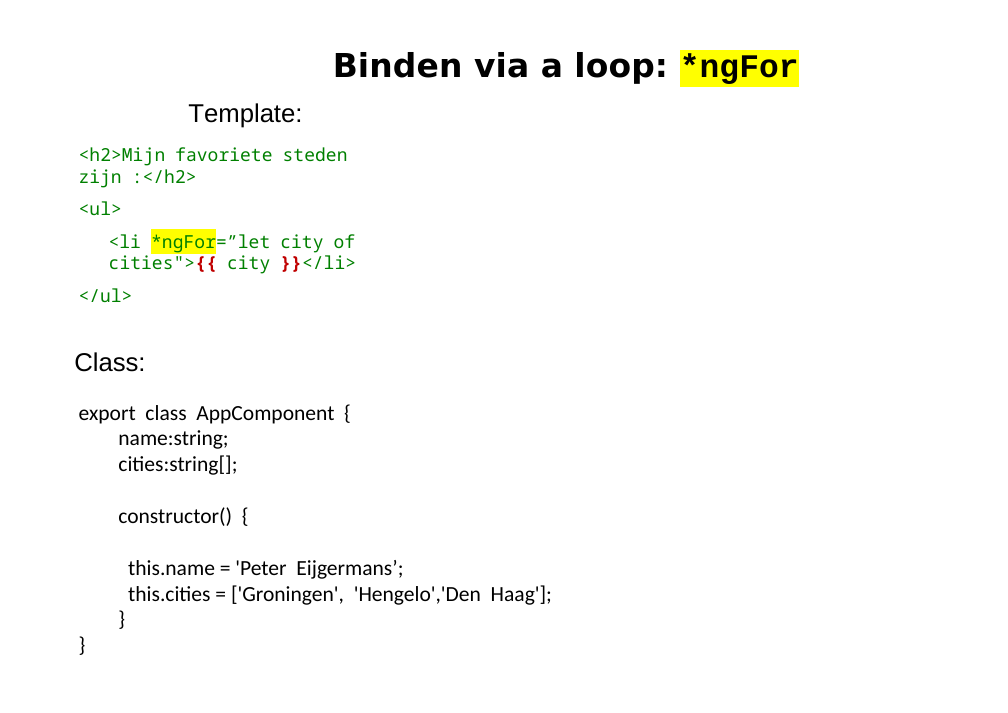
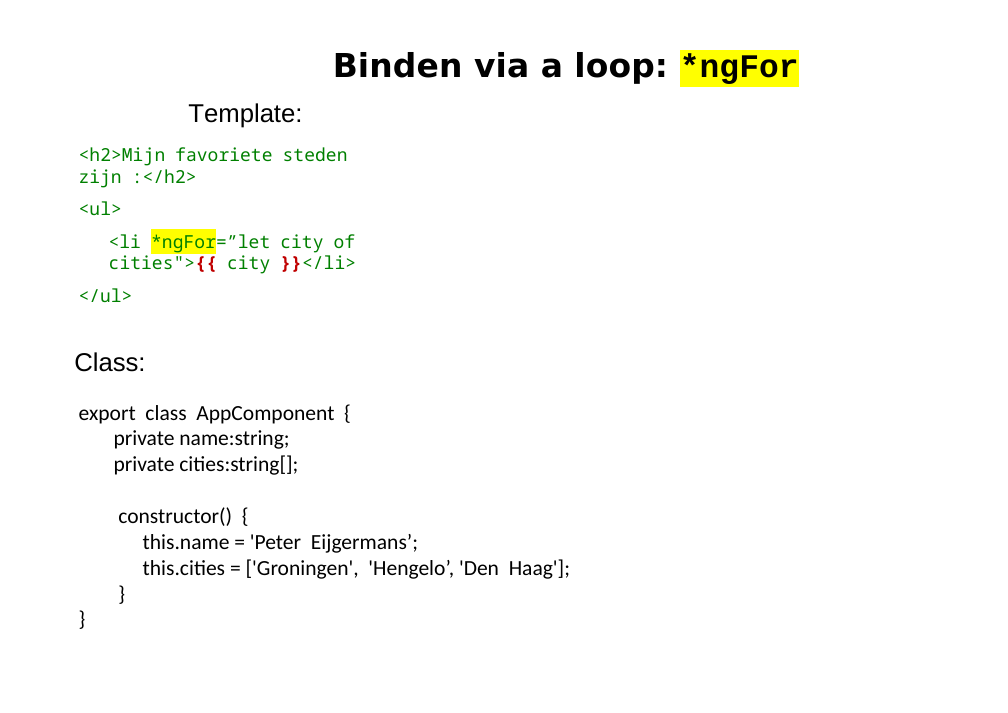
Before and after one commit to petereijgermans11/workshop-angular13, a slide deck: slide 7 of PPT/02- Angular Databinding.pptx. Drawn at 1008x713 pixels with LibreOffice and Linux fonts; fonts in the diff are those of the drawing. Boxes give left, top, right and bottom in pixels: in the first picture for what was removed or moved away, otherwise in the second. Text is boxed around its words. In the diff, an @@ line names an element or a change of style, - is before the commit and + after.

```diff
--- a/PPT/02- Angular Databinding.pptx
+++ b/PPT/02- Angular Databinding.pptx
@@ text at (x1=79, y1=405, x2=570, y2=579): text changed @@
-export class AppComponent {
-name:string;
-cities:string[];
-constructor() {
-this.name = 'Peter Eijgermans’;
-this.cities = ['Groningen', 'Hengelo','Den Haag'];
-}
+export class AppComponent {
+private name:string;
+private cities:string[];
+constructor() {
+this.name = 'Peter Eijgermans’;
+this.cities = ['Groningen', 'Hengelo’, 'Den Haag'];
+}
```
Also in this commit, not shown: 13 other slides changed, 1 other file.
